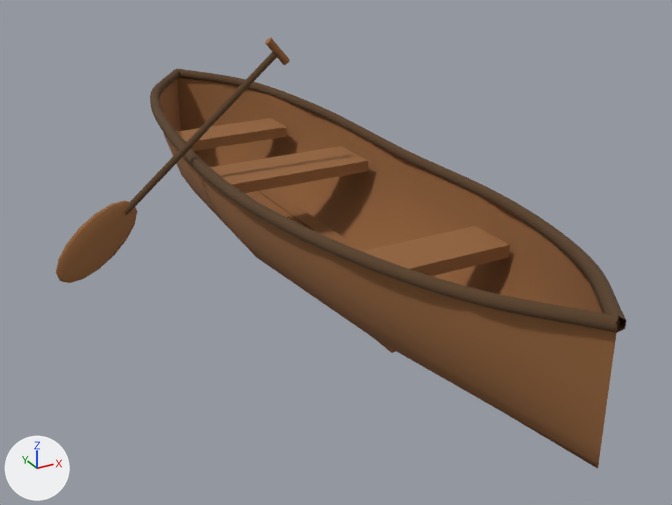
Renders of the glTF model assets/three-creator/presets/vehicles/canoe.glb from each side of a commit.
Rendered twice from a camera (50 mm lens) standing at (-2.43, -4.61, 2.18) and looking at (-0.1, -0.39, 0.07). Every picture has the same lights, and +X, +Y and +Z are marked at lower left. The first picture is the older version. Where no turn or scale is listed for an object, it has been applied to the vertices.
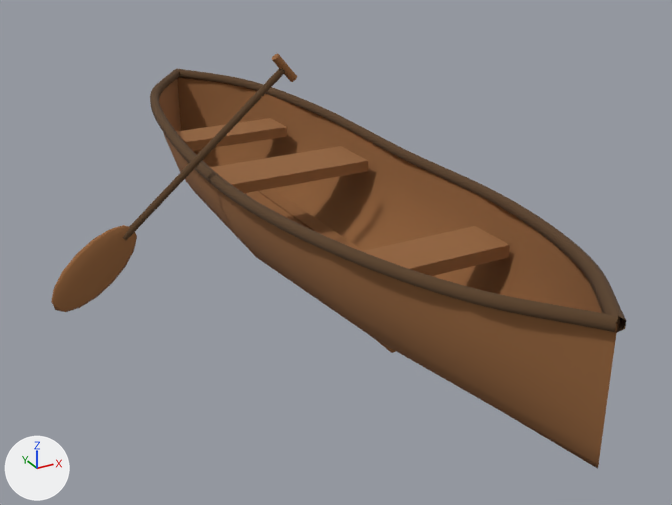
Location of each change, [x1, y1, x2, y2] in pixels of the pictures (672 x 505 px):
```json
{"object": "canoe.single-blade", "change": "moved", "before": [56, 200, 137, 283], "after": [51, 225, 137, 312]}
{"object": "Mesh_10", "change": "moved", "before": [124, 52, 278, 215], "after": [123, 68, 285, 240]}
{"object": "Mesh_11", "change": "moved", "before": [265, 38, 290, 65], "after": [272, 54, 297, 82]}
```

Edits to the scene script, one JSON object a line:
```json
{"op": "set", "path": "ob_mesh_10.location", "old": "(-0.548, 0.45, 0.618)", "new": "(-0.648, 0.15, 0.588)"}
{"op": "set", "path": "ob_mesh_11.location", "old": "(-0.04, 0.45, 1.04)", "new": "(-0.14, 0.15, 1.01)"}
{"op": "set", "path": "ob_canoe_single_blade.location", "old": "(-1.232, 0.45, 0.05)", "new": "(-1.332, 0.15, 0.02)"}
```
